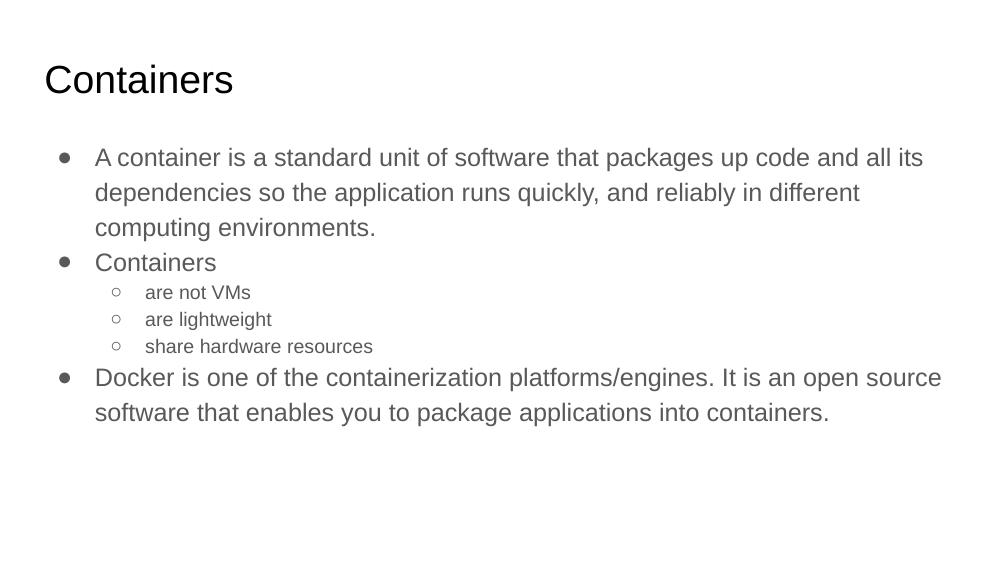
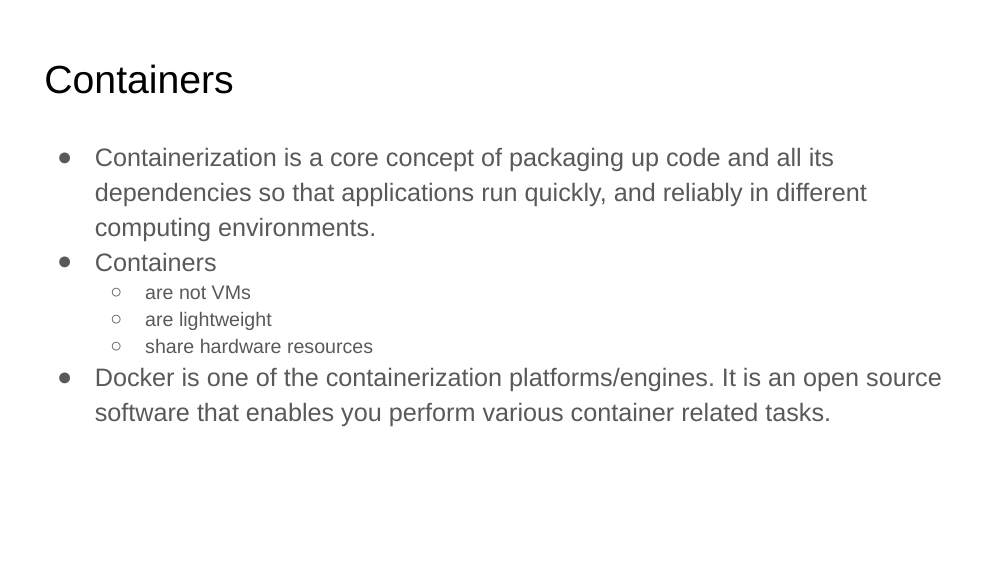
Before and after one commit to danhul/Docker-intro, a slide deck: slide 2 of Introduction to Docker.odp. Drawn at 1008x567 pixels with LibreOffice and Linux fonts; fonts in the diff are those of the drawing. Boxes give left, top, right and bottom in pixels: in the first picture for what was removed or moved away, otherwise in the second. Text is boxed around its words. In the diff, an @@ line names an element or a change of style, - is before the commit and + after.

Commit message:
added presentation slides

```diff
--- a/Introduction to Docker.odp
+++ b/Introduction to Docker.odp
@@ text at [95, 147, 867, 241]: text changed @@
-● A container is a standard unit of software that packages up code and all its dependencies so the application runs quickly, and reliably in different computing environments.
+● Containerization is a core concept of packaging up code and all its dependencies so that applications run quickly, and reliably in different computing environments.
@@ text at [95, 367, 942, 426]: text changed @@
-● Docker is one of the containerization platforms/engines. It is an open source software that enables you to package applications into containers.
+● Docker is one of the containerization platforms/engines. It is an open source software that enables you perform various container related tasks.
```
Also in this commit, not shown: 2 other slides changed, 2 slides added.
